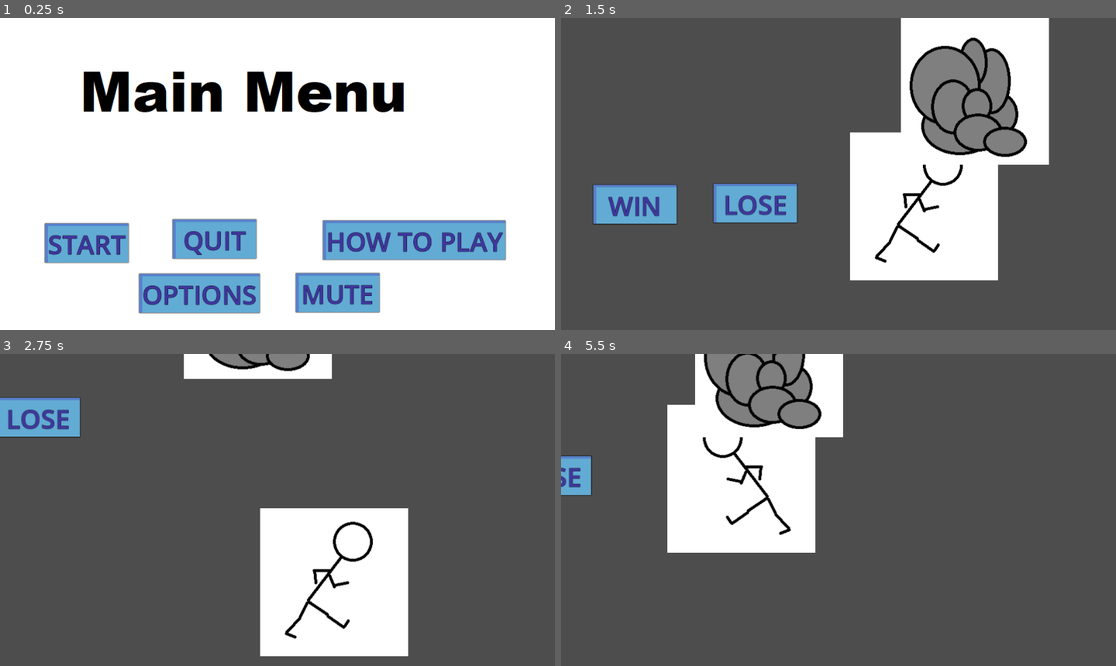
Above: before the commit, frames 1-4 (two rows, left to right).
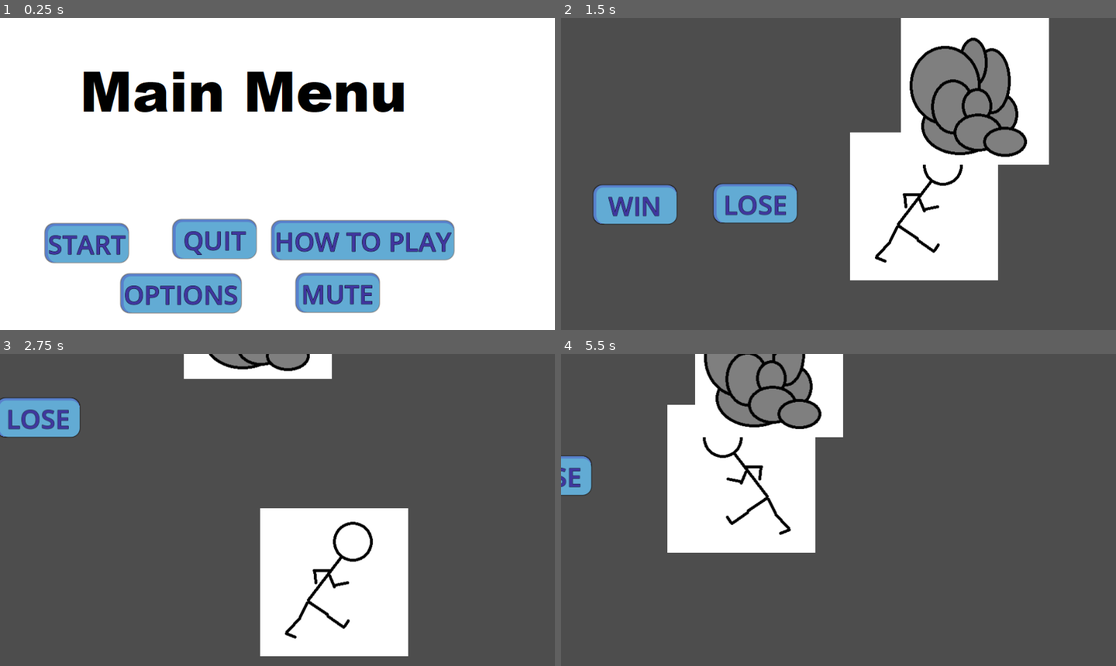
Above: after the commit, the same moments.

Repository: ickmiester/MooseTemplate
Game: Godot game, scene res://scenes/main_menu.tscn
Same seed, same stepped clock (60 frames per second), same inputs: the game is played once before the commit and once after it.
Inputs (mouse positions are in pixels of both pictures, inside the frame that each line leads up to):
- Up to frame 1 (0.25 s): no input
- Up to frame 2 (1.5 s): click "START" at 0.5 s; move the mouse to (960, 158) at 1.27 s; press the mouse at (960, 158) at 1.28 s; hold D (move_right) from 1.28 s (still down)
- Up to frame 3 (2.75 s): move the mouse to (166, 525) at 2.02 s; release D (move_right) at 2.03 s; release the mouse at (166, 525) at 2.03 s; hold S (move_down) from 2.03 s (still down); click (166, 525) at 2.1 s
- Up to frame 4 (5.5 s): move the mouse to (894, 441) at 2.77 s; release S (move_down) at 2.78 s; press the mouse at (894, 441) at 2.78 s; hold D (move_right) 2.78-3.53 s; move the mouse to (810, 572) at 3.52 s; release the mouse at (810, 572) at 3.53 s; hold W (move_up) 3.53-4.28 s; click (810, 572) at 3.6 s; move the mouse to (1005, 556) at 4.27 s; press the mouse at (1005, 556) at 4.28 s; hold Left (move_left) from 4.28 s (still down); move the mouse to (672, 463) at 5.02 s; release the mouse at (672, 463) at 5.03 s; click (672, 463) at 5.1 s

The runs differ from the first frame. In frame 1, 5.4% of the frame differs, in the area x 7-92%, y 64-95%; in frame 2, 0.2%; in frame 3, 0.1%; in frame 4, less than 0.1%.

Commit message:
updated theme and button tweens

Diff:
--- a/scenes/MooseButton.gd
+++ b/scenes/MooseButton.gd
@@ -9,6 +9,7 @@
 
 # Called when the node enters the scene tree for the first time.
 func _ready() -> void:
+	pivot_offset = Vector2(size.x/2, size.y/2)
 	pass # Replace with function body.
 
 
@@ -23,6 +24,11 @@
 		#ButtonAudio.stream = EnterAudio
 		#ButtonAudio.play()
 		MooseAudio.PlaySound(EnterAudio)
+	var tween:Tween = create_tween()
+	tween.tween_property(self, "scale", Vector2(1.1, 1.1), .1)
+	tween.tween_property(self, "scale", Vector2.ONE, 0)
+	tween.tween_property(self, "rotation_degrees", 5 * (100/size.x), .05)
+	tween.tween_property(self, "rotation_degrees", 0, 0)
 	pass # Replace with function body.
 
 
--- a/scenes/MooseButton.tscn
+++ b/scenes/MooseButton.tscn
@@ -5,8 +5,18 @@
 [ext_resource type="AudioStream" uid="uid://hxgshopagtmt" path="res://audio/buttonTick.wav" id="3_0e3t6"]
 
 [node name="StartButton" type="Button" node_paths=PackedStringArray("ButtonAudio")]
-offset_right = 139.0
-offset_bottom = 67.0
+anchors_preset = 8
+anchor_left = 0.5
+anchor_top = 0.5
+anchor_right = 0.5
+anchor_bottom = 0.5
+offset_left = -550.0
+offset_top = -303.0
+offset_right = -411.0
+offset_bottom = -236.0
+grow_horizontal = 2
+grow_vertical = 2
+pivot_offset = Vector2(70, 34)
 theme = ExtResource("1_eny68")
 text = "START"
 script = ExtResource("1_m3vr7")
--- a/scenes/main_menu.tscn
+++ b/scenes/main_menu.tscn
@@ -32,13 +32,15 @@
 text = "QUIT"
 
 [node name="InfoButton" parent="." instance=ExtResource("3_bqqt6")]
+anchors_preset = -1
 offset_left = 559.0
 offset_top = 351.0
-offset_right = 869.0
+offset_right = 690.0
 offset_bottom = 418.0
 text = "HOW TO PLAY"
 
 [node name="OptionsButton" parent="." instance=ExtResource("3_bqqt6")]
+anchors_preset = -1
 offset_left = 241.0
 offset_top = 443.0
 offset_right = 380.0
--- a/themes/MooseButtonTheme.tres
+++ b/themes/MooseButtonTheme.tres
@@ -1,36 +1,52 @@
 [gd_resource type="Theme" load_steps=6 format=3 uid="uid://dyv3ew6070pcc"]
 
 [sub_resource type="StyleBoxFlat" id="StyleBoxFlat_v8fxh"]
-bg_color = Color(0.832952, 0.503226, 0.361996, 1)
-corner_radius_top_left = 20
-corner_radius_top_right = 5
-corner_radius_bottom_right = 20
-corner_radius_bottom_left = 5
+bg_color = Color(0.5254472, 0.57546914, 0.6911787, 1)
+corner_radius_top_left = 15
+corner_radius_top_right = 15
+corner_radius_bottom_right = 15
+corner_radius_bottom_left = 15
 
 [sub_resource type="StyleBoxFlat" id="StyleBoxFlat_38pda"]
-bg_color = Color(0.345098, 0.501961, 0.8, 1)
+bg_color = Color(0.27700084, 0.40716535, 0.6544779, 1)
 border_width_left = 3
 border_width_top = 3
-border_color = Color(0.384314, 0.670588, 0.831373, 1)
+border_color = Color(0.2463957, 0.39271194, 0.6748286, 1)
+corner_radius_top_left = 15
+corner_radius_top_right = 15
+corner_radius_bottom_right = 15
+corner_radius_bottom_left = 15
 expand_margin_right = 3.0
 shadow_size = 3
 
 [sub_resource type="StyleBoxFlat" id="StyleBoxFlat_5ne5c"]
-bg_color = Color(0.25098, 0.211765, 0.623529, 1)
+bg_color = Color(0.21427935, 0.31985325, 0.5204435, 1)
+corner_radius_top_left = 15
+corner_radius_top_right = 15
+corner_radius_bottom_right = 15
+corner_radius_bottom_left = 15
 
 [sub_resource type="StyleBoxFlat" id="StyleBoxFlat_hacea"]
 bg_color = Color(0.384314, 0.670588, 0.831373, 1)
 border_width_left = 5
 border_width_top = 4
 border_color = Color(0.345098, 0.501961, 0.8, 1)
+corner_radius_top_left = 15
+corner_radius_top_right = 15
+corner_radius_bottom_right = 15
+corner_radius_bottom_left = 15
 expand_margin_right = 5.0
 shadow_size = 2
 
 [sub_resource type="StyleBoxFlat" id="StyleBoxFlat_hea0a"]
-bg_color = Color(0.345098, 0.501961, 0.8, 1)
+bg_color = Color(0.20197064, 0.3027188, 0.49414015, 1)
 border_width_left = 3
 border_width_top = 3
 border_color = Color(0.25098, 0.211765, 0.623529, 1)
+corner_radius_top_left = 15
+corner_radius_top_right = 15
+corner_radius_bottom_right = 15
+corner_radius_bottom_left = 15
 expand_margin_right = 3.0
 shadow_size = 3
 
@@ -38,9 +54,9 @@
 Button/colors/font_color = Color(0.25098, 0.211765, 0.623529, 1)
 Button/colors/font_disabled_color = Color(0.20033, 0.20033, 0.20033, 0.5)
 Button/colors/font_focus_color = Color(0.25098, 0.211765, 0.623529, 1)
-Button/colors/font_hover_color = Color(0.25098, 0.211765, 0.623529, 1)
-Button/colors/font_hover_pressed_color = Color(0.145098, 0.0745098, 0.101961, 1)
-Button/colors/font_pressed_color = Color(0.501961, 0.160784, 0.329412, 1)
+Button/colors/font_hover_color = Color(0.2509804, 0.21176471, 0.62352943, 1)
+Button/colors/font_hover_pressed_color = Color(0.2509804, 0.21176471, 0.62352943, 1)
+Button/colors/font_pressed_color = Color(0.021744415, 0.015010631, 0.11042989, 1)
 Button/constants/outline_size = 2
 Button/font_sizes/font_size = 45
 Button/styles/disabled = SubResource("StyleBoxFlat_v8fxh")
